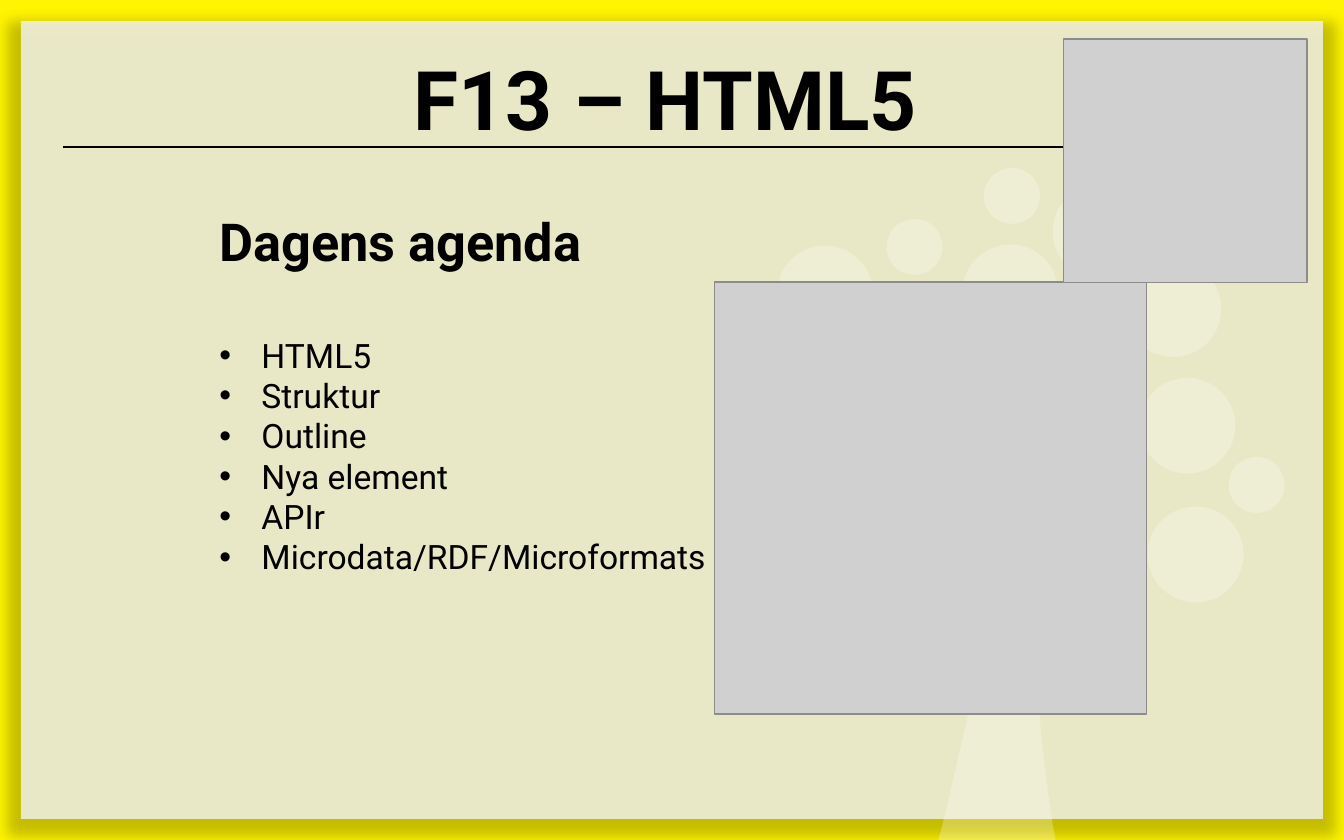
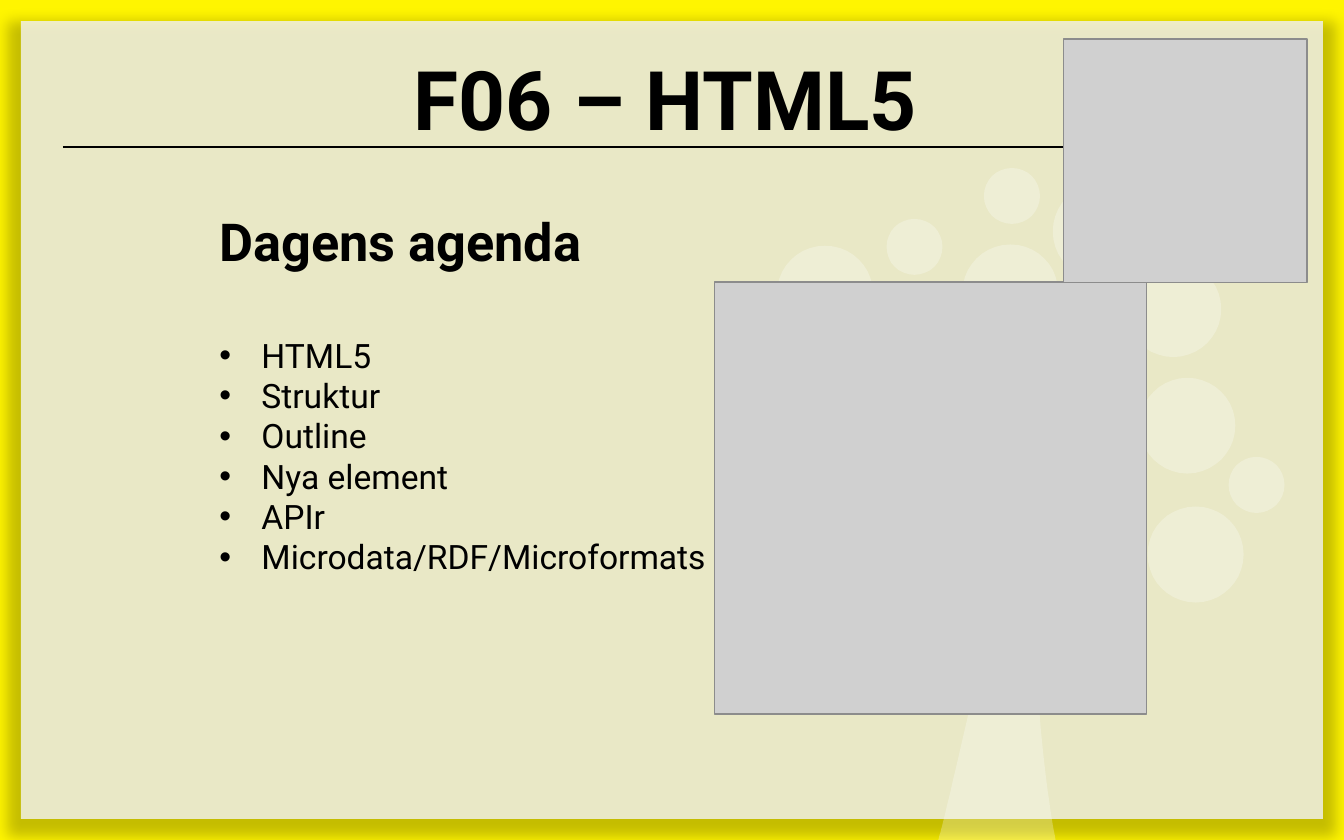
Before and after one commit to 1ik415/Kursmaterial, a slide deck: slide 2 of Föreläsningar/F06 - HTML5.pptx. Drawn at 1344x840 pixels with LibreOffice and Linux fonts; fonts in the diff are those of the drawing; grey boxes stand for pictures. Boxes give left, top, right and bottom in pixels: in the first picture for what was removed or moved away, otherwise in the second. Text is boxed around its words. In the diff, an @@ line names an element or a change of style, - is before the commit and + after.

```diff
--- a/Föreläsningar/F06 - HTML5.pptx
+++ b/Föreläsningar/F06 - HTML5.pptx
@@ title at <box>414,70,917,148</box>: text changed @@
-F13 – HTML5
+F06 – HTML5
```
Also in this commit, not shown: 9 other slides changed.
